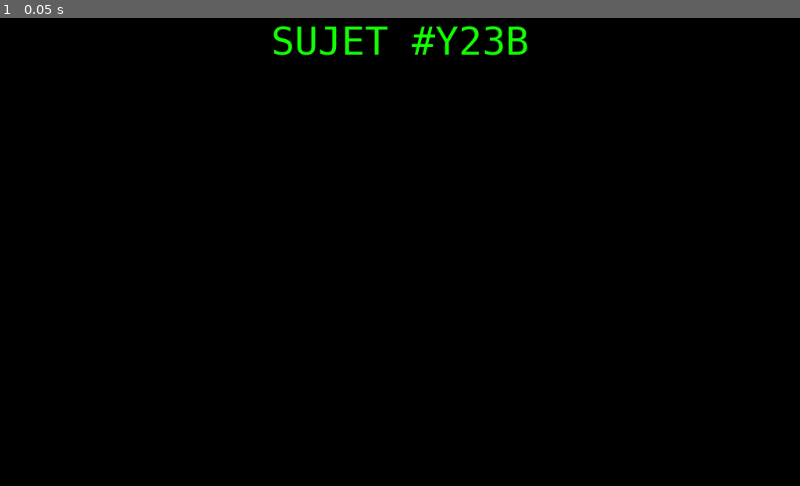
Above: before the commit, frame 1.
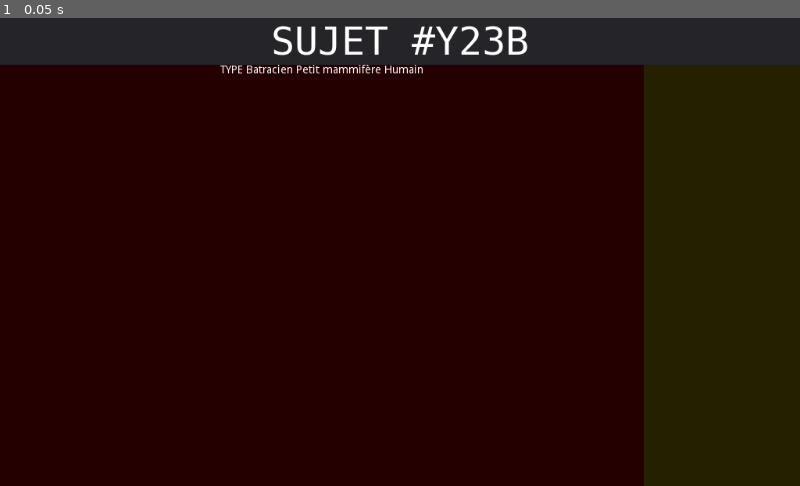
Above: after the commit, the same moment.

Repository: ptiteigne/EscapeProgramme
Game: Godot game, scene res://TestRe.tscn
Two runs of this game, one before a commit and one after it. Both use one fixed random seed, a clock stepped at 60 frames per second and the inputs below. The project has no main scene, so this scene is started directly.
Inputs:
- Up to frame 1 (0.05 s): no input

The runs differ from the first frame. In frame 1, 100% of the frame differs, in the area x 0-100%, y 0-100%.

Commit message:
Added new containers

Diff:
--- a/TestRe.tscn
+++ b/TestRe.tscn
@@ -9,7 +9,6 @@
 
 [node name="Panel" type="Panel" parent="." index="0"]
 
-self_modulate = Color( 0, 0, 0, 1 )
 show_behind_parent = true
 anchor_left = 0.0
 anchor_top = 0.0
@@ -37,7 +36,7 @@
 size_flags_horizontal = 1
 size_flags_vertical = 1
 use_top_left = false
-_sections_unfolded = [ "Anchor", "Margin" ]
+_sections_unfolded = [ "Anchor", "Margin", "Rect", "Visibility" ]
 
 [node name="Label" type="Label" parent="Panel/CenterContainer" index="0"]
 
@@ -55,7 +54,6 @@
 size_flags_horizontal = 1
 size_flags_vertical = 4
 custom_fonts/font = ExtResource( 2 )
-custom_colors/font_color = Color( 0.0731506, 1, 0.0195313, 1 )
 text = "SUJET #Y23B"
 align = 1
 valign = 1
@@ -63,3 +61,172 @@
 lines_skipped = 0
 max_lines_visible = -1
 _sections_unfolded = [ "Size Flags", "Theme", "Visibility", "custom_colors", "custom_fonts", "custom_styles" ]
+
+[node name="Panel2" type="Panel" parent="Panel" index="1"]
+
+self_modulate = Color( 1, 0, 0, 1 )
+anchor_left = 0.0
+anchor_top = 0.0
+anchor_right = 1.0
+anchor_bottom = 0.0
+margin_top = 60.0
+margin_right = -200.0
+margin_bottom = 600.0
+rect_pivot_offset = Vector2( 0, 0 )
+rect_clip_content = false
+mouse_filter = 0
+mouse_default_cursor_shape = 0
+size_flags_horizontal = 1
+size_flags_vertical = 1
+_sections_unfolded = [ "Anchor", "Margin", "Visibility" ]
+__meta__ = {
+"_edit_group_": true
+}
+
+[node name="VBoxContainer" type="VBoxContainer" parent="Panel/Panel2" index="0"]
+
+anchor_left = 0.0
+anchor_top = 0.0
+anchor_right = 1.0
+anchor_bottom = 1.0
+rect_pivot_offset = Vector2( 0, 0 )
+rect_clip_content = false
+mouse_filter = 1
+mouse_default_cursor_shape = 0
+size_flags_horizontal = 1
+size_flags_vertical = 1
+alignment = 0
+_sections_unfolded = [ "Anchor", "Margin", "Visibility" ]
+
+[node name="HBoxContainer" type="HBoxContainer" parent="Panel/Panel2/VBoxContainer" index="0"]
+
+anchor_left = 0.0
+anchor_top = 0.0
+anchor_right = 0.0
+anchor_bottom = 0.0
+margin_right = 824.0
+margin_bottom = 14.0
+rect_pivot_offset = Vector2( 0, 0 )
+rect_clip_content = false
+mouse_filter = 1
+mouse_default_cursor_shape = 0
+size_flags_horizontal = 1
+size_flags_vertical = 1
+alignment = 1
+
+[node name="LabelTYPE" type="Label" parent="Panel/Panel2/VBoxContainer/HBoxContainer" index="0"]
+
+anchor_left = 0.0
+anchor_top = 0.0
+anchor_right = 0.0
+anchor_bottom = 0.0
+margin_left = 282.0
+margin_right = 311.0
+margin_bottom = 14.0
+rect_pivot_offset = Vector2( 0, 0 )
+rect_clip_content = false
+mouse_filter = 2
+mouse_default_cursor_shape = 0
+size_flags_horizontal = 1
+size_flags_vertical = 4
+text = "TYPE"
+percent_visible = 1.0
+lines_skipped = 0
+max_lines_visible = -1
+_sections_unfolded = [ "Anchor", "Grow Direction", "Margin" ]
+
+[node name="LabelTYPE2" type="Label" parent="Panel/Panel2/VBoxContainer/HBoxContainer" index="1"]
+
+anchor_left = 0.0
+anchor_top = 0.0
+anchor_right = 0.0
+anchor_bottom = 0.0
+margin_left = 315.0
+margin_right = 375.0
+margin_bottom = 14.0
+rect_pivot_offset = Vector2( 0, 0 )
+rect_clip_content = false
+mouse_filter = 2
+mouse_default_cursor_shape = 0
+size_flags_horizontal = 1
+size_flags_vertical = 4
+text = "Batracien"
+percent_visible = 1.0
+lines_skipped = 0
+max_lines_visible = -1
+
+[node name="LabelTYPE3" type="Label" parent="Panel/Panel2/VBoxContainer/HBoxContainer" index="2"]
+
+anchor_left = 0.0
+anchor_top = 0.0
+anchor_right = 0.0
+anchor_bottom = 0.0
+margin_left = 379.0
+margin_right = 488.0
+margin_bottom = 14.0
+rect_pivot_offset = Vector2( 0, 0 )
+rect_clip_content = false
+mouse_filter = 2
+mouse_default_cursor_shape = 0
+size_flags_horizontal = 1
+size_flags_vertical = 4
+text = "Petit mammifère"
+percent_visible = 1.0
+lines_skipped = 0
+max_lines_visible = -1
+
+[node name="LabelTYPE4" type="Label" parent="Panel/Panel2/VBoxContainer/HBoxContainer" index="3"]
+
+anchor_left = 0.0
+anchor_top = 0.0
+anchor_right = 0.0
+anchor_bottom = 0.0
+margin_left = 492.0
+margin_right = 542.0
+margin_bottom = 14.0
+rect_pivot_offset = Vector2( 0, 0 )
+rect_clip_content = false
+mouse_filter = 2
+mouse_default_cursor_shape = 0
+size_flags_horizontal = 1
+size_flags_vertical = 4
+text = "Humain"
+percent_visible = 1.0
+lines_skipped = 0
+max_lines_visible = -1
+
+[node name="Panel3" type="Panel" parent="Panel" index="2"]
+
+self_modulate = Color( 1, 0.867188, 0, 1 )
+anchor_left = 1.0
+anchor_top = 0.0
+anchor_right = 1.0
+anchor_bottom = 0.0
+margin_left = -200.0
+margin_top = 60.0
+margin_bottom = 600.0
+rect_pivot_offset = Vector2( 0, 0 )
+rect_clip_content = false
+mouse_filter = 0
+mouse_default_cursor_shape = 0
+size_flags_horizontal = 1
+size_flags_vertical = 1
+_sections_unfolded = [ "Anchor", "Margin", "Visibility" ]
+__meta__ = {
+"_edit_group_": true
+}
+
+[node name="VBoxContainer" type="VBoxContainer" parent="Panel/Panel3" index="0"]
+
+anchor_left = 0.0
+anchor_top = 0.0
+anchor_right = 1.0
+anchor_bottom = 1.0
+rect_pivot_offset = Vector2( 0, 0 )
+rect_clip_content = false
+mouse_filter = 1
+mouse_default_cursor_shape = 0
+size_flags_horizontal = 1
+size_flags_vertical = 1
+alignment = 0
+_sections_unfolded = [ "Anchor", "Margin", "Visibility" ]
